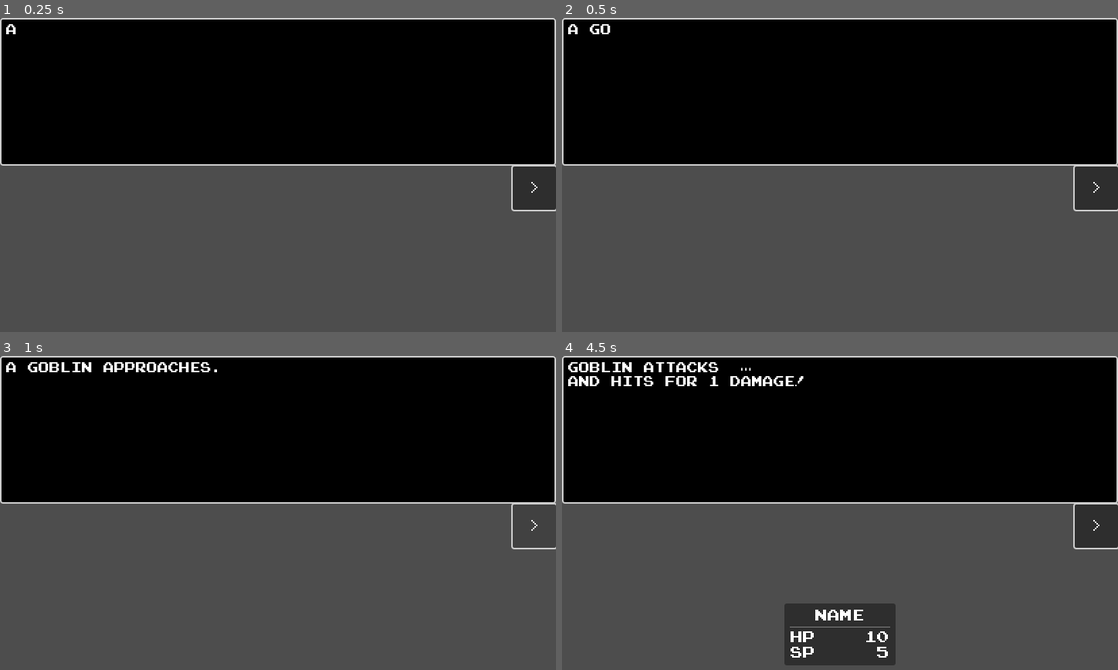
Above: before the commit, frames 1-4 (two rows, left to right).
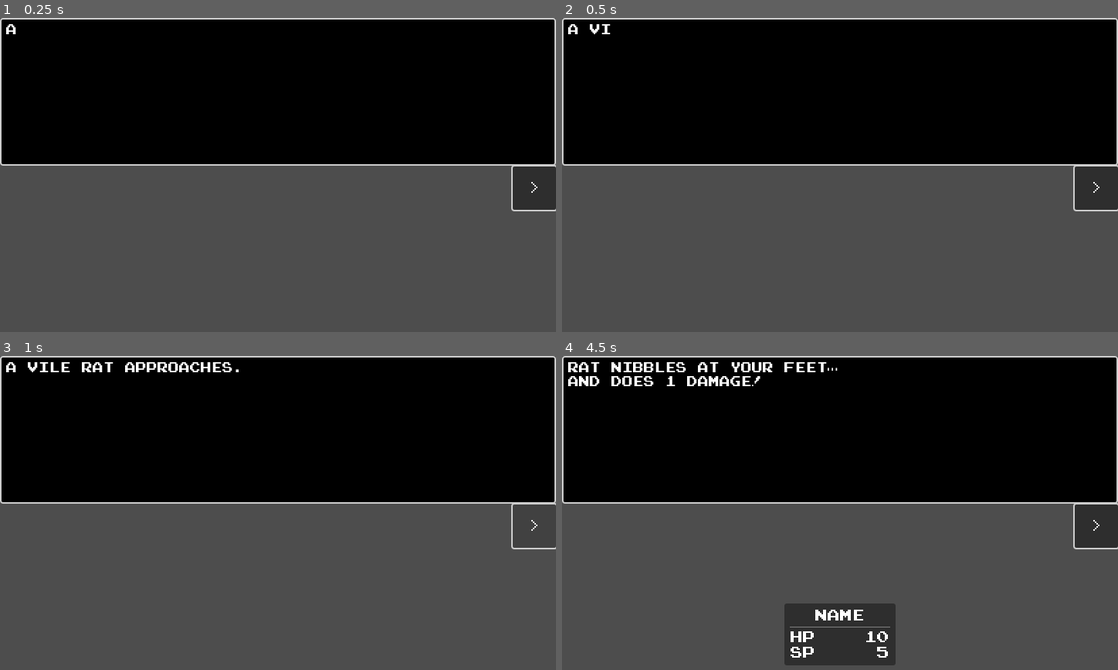
Above: after the commit, the same moments.

Repository: rodriguezric/vesequella
Game: Godot game, scene res://test_battle.tscn
The game is run twice, just before and just after one commit, with the same random seed, the same clock (stepped at 60 frames per second) and the same inputs. This scene is started directly instead of the project's main scene.
Inputs (mouse positions are in pixels of both pictures, inside the frame that each line leads up to):
- Up to frame 1 (0.25 s): no input
- Up to frame 2 (0.5 s): no input
- Up to frame 3 (1 s): click ">" at 0.5 s
- Up to frame 4 (4.5 s): click ">" at 1.25 s; click ">" at 2 s; click "ATTACK" at 2.75 s; tap Enter at 3.5, 3.6 s; move the mouse to (962, 607) at 3.52 s; click (962, 607) at 3.67 s; tap Space at 4.25 s; move the mouse to (728, 663) at 4.27 s; tap F at 4.35 s; click (728, 663) at 4.42 s

Frame 1 is identical in both runs. In frame 2, less than 0.1% of the frame differs, in the area x 5-9%, y 1-6%; in frame 3, 0.6%; in frame 4, 1.4%, in the area x 1-50%, y 1-10%.

Commit message:
105-design-rat

Diff:
--- a/scripts/battle.gd
+++ b/scripts/battle.gd
@@ -52,6 +52,7 @@
         if player_first or player_skill == SKILL.defend:
             actors.reverse()
 
+        var enemy_defeated = false
         for x_ in 2:
             # actor in this case is a tuple: [entity, battle_function]
             # we will call the source's function
@@ -65,16 +66,19 @@
 
             actors.reverse()
 
-        if enemy.hp <= 0:
-            MUSIC.stop()
-            await IO.append_text("You defeated the " + enemy.name)
+            if enemy.hp <= 0:
+                MUSIC.stop()
+                await IO.append_text("You defeated the " + enemy.name)
+                enemy_defeated = true
+                break
+
+            if CTX.player.hp <= 0:
+                MUSIC.stop()
+                await IO.scroll_text("You have been defeated.")
+                get_tree().change_scene_to_file("res://title.tscn")
+
+        if enemy_defeated:
             break
-
-        if CTX.player.hp <= 0:
-            MUSIC.stop()
-            await IO.scroll_text("You have been defeated.")
-            get_tree().change_scene_to_file("res://title.tscn")
-
 
     complete_sig.emit()
     return res_dict
--- a/scripts/ctx.gd
+++ b/scripts/ctx.gd
@@ -27,6 +27,8 @@
     "agi": 5,
     "skills": [
         SKILL.attack,
+        SKILL.rat_eat_cheese,
+        SKILL.rat_nibble,
     ]
 }
 
--- a/scripts/skill.gd
+++ b/scripts/skill.gd
@@ -27,12 +27,14 @@
 func attack(source, target):
     await IO.scroll_text("%s attacks %s ..." % [source.name, target.name])
     if hit_check(source, target):
+        SFX.play_track(SFX.HIT)
         var dmg = calc_dmg(source, target)
         if target.defend:
             dmg /= 2
         await IO.append_text("and hits for %d damage!" % [dmg])
         target.hp -= dmg
     else:
+        SFX.play_track(SFX.MISS)
         await IO.append_text("but misses!")
 
     if target == CTX.player:
@@ -55,9 +57,31 @@
 
     return false
 
+func rat_eat_cheese(source, _target):
+    SFX.play_track(SFX.PICKUP)
+    VFX.flash(Color.WHITE)
+    await IO.scroll_text("%s eats some cheese" % [source.name])
+    var heal = rng.randi_range(1,2)
+    source.hp += heal
+    await IO.append_text("%s recovers %d HP!" % [source.name, heal])
+
+func rat_nibble(source, target):
+    await IO.scroll_text("%s nibbles at your feet..." % [source.name])
+    if hit_check(source, target):
+        SFX.play_track(SFX.HIT)
+        var dmg = 1
+        target.hp -= dmg
+        await IO.append_text("and does %d damage!" % [dmg])
+    else:
+        SFX.play_track(SFX.MISS)
+        await IO.append_text("but does no damage.")
+    if target == CTX.player:
+        IO.hero_stats_changed.emit()
+
 func trip(source, _target):
     await IO.scroll_text("%s loses balance and trips!" % [source.name])
     var dmg = rng.randi_range(1,3)
+    source.hp -= dmg
     await IO.append_text("%s takes %d damage!" % [source.name, dmg])
 
 func pulses_eerily(source, _target):
--- a/scripts/test_battle.gd
+++ b/scripts/test_battle.gd
@@ -16,8 +16,4 @@
 # Called when the node enters the scene tree for the first time.
 func _ready() -> void:
     CTX.inventory = [torch.duplicate()]
-
-    if not enemy_id:
-        enemy_id = CTX.Enemy.values().pick_random()
-
     BATTLE.run(enemy_id)
